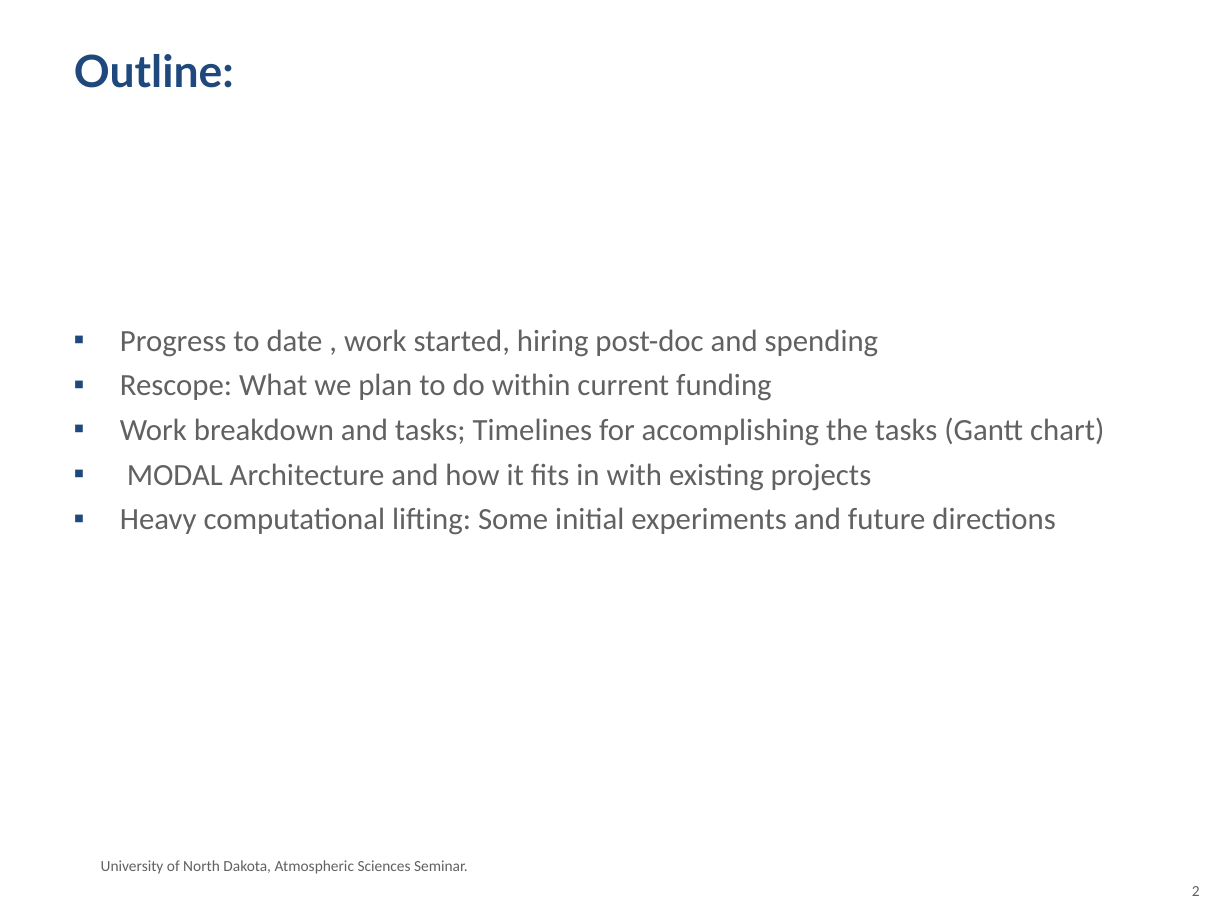
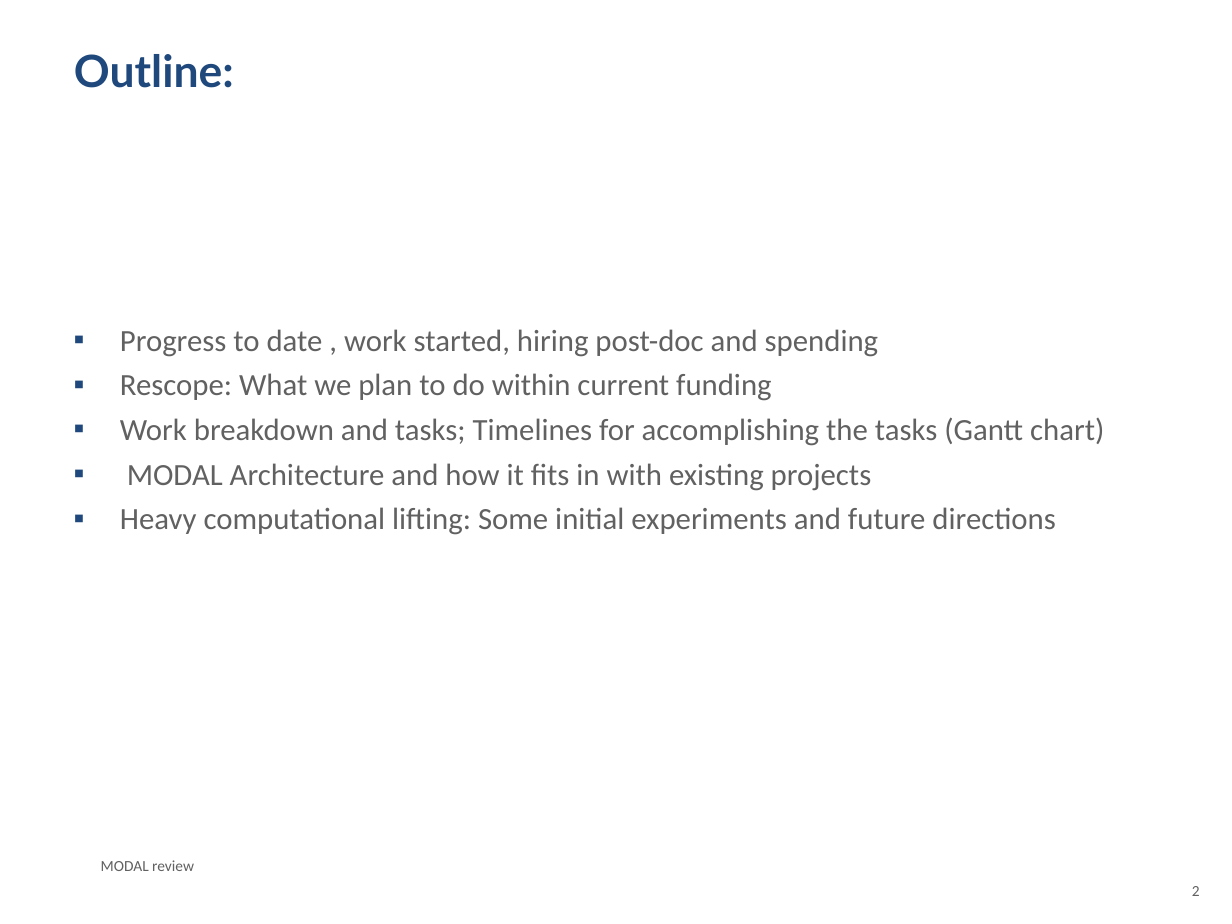
Before and after one commit to ANL-DIGR/Private_Notes, a slide deck: slide 2 of presentations/reviews/January_ANL_review.ppt. Drawn at 1232x924 pixels with LibreOffice and Linux fonts; fonts in the diff are those of the drawing; background and template pictures are left out. Boxes give left, top, right and bottom in pixels: in the first picture for what was removed or moved away, otherwise in the second. Text is boxed around its words. In the diff, an @@ line names an element or a change of style, - is before the commit and + after.

Commit message:
ADD: January (Now Feb) review is up to date

```diff
--- a/presentations/reviews/January_ANL_review.ppt
+++ b/presentations/reviews/January_ANL_review.ppt
@@ text at (101, 860, 194, 871): text changed @@
-University of North Dakota, Atmospheric Sciences Seminar.
+MODAL review
```
Also in this commit, not shown: 3 other slides changed, 7 slides added, 2 slides removed.
